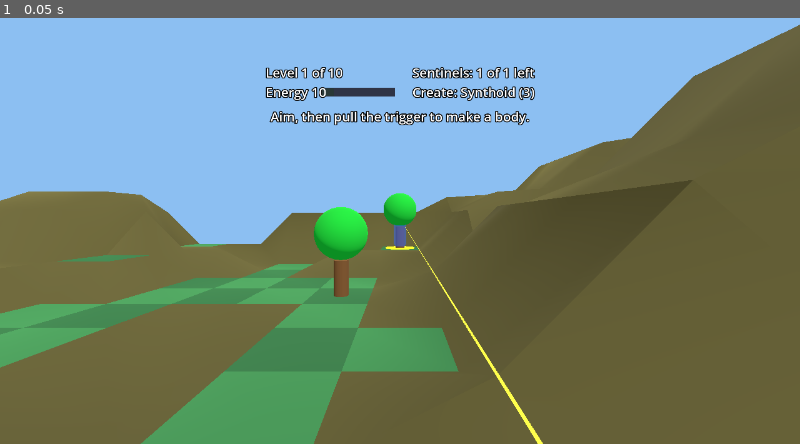
Above: before the commit, frame 1.
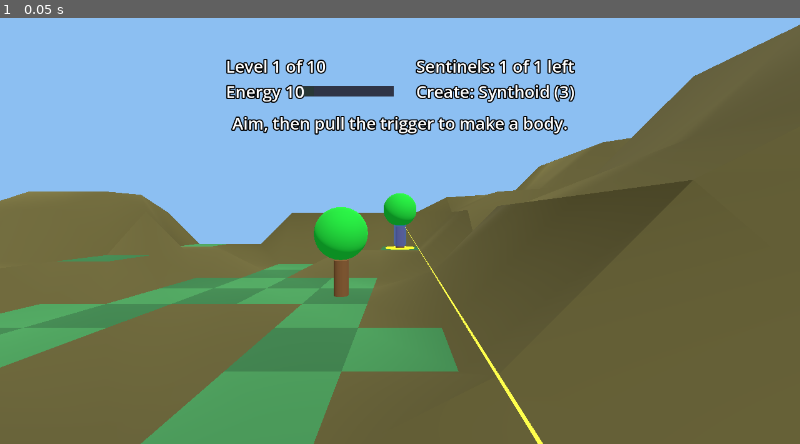
Above: after the commit, the same moment.

Repository: mr-miles/oculus-game
Game: Godot game, scene res://main.tscn
Two runs of this game, one before a commit and one after it. Both use one fixed random seed, a clock stepped at 60 frames per second and the inputs below. This scene is started directly instead of the project's main scene.
Inputs:
- Up to frame 1 (0.05 s): no input

The runs differ from the first frame. In frame 1, 3.4% of the frame differs, in the area x 28-72%, y 9-28%.

Commit message:
HUD 2.5 m away and about 1.3x larger on screen (board feedback); AC-28/AC-42 updated, screenshots retaken
Co-Authored-By: Claude Sonnet 5.5 <noreply@anthropic.com>

Diff:
--- a/game/scripts/hud.gd
+++ b/game/scripts/hud.gd
@@ -1,10 +1,13 @@
 class_name Hud
 extends Node3D
-## Head-locked heads-up display. Add as a child of the XR camera. Shows energy
+## Head-locked heads-up display, 2.5 m ahead and large enough to read. Add as a child of the XR camera. Shows energy
 ## (number and bar), level, sentinels left, a watched warning and one message.
 ## Label3D anchors left-aligned text at its left edge and right-aligned at its right edge.
 
 const PIXEL := 0.0012
+const DISTANCE := 2.5      # metres in front of the eyes (was 1.2: too close to read)
+const HEIGHT := 0.9        # metres above the gaze line (about 20 degrees up, as before)
+const HUD_SCALE := 2.7     # the layout below is in 1.2 m units; this makes it about 1.3x larger on screen
 const BAR_WIDTH := 0.3
 const BAR_X := -0.17
 const WATCH_RED := Color(1, 0.2, 0.2)
@@ -21,7 +24,8 @@
 
 func _init() -> void:
 	name = "Hud"
-	position = Vector3(0, 0.45, -1.2)
+	position = Vector3(0, HEIGHT, -DISTANCE)
+	scale = Vector3.ONE * HUD_SCALE
 	level_label = _label("HudLevel", Vector2(-0.55, 0.15), HORIZONTAL_ALIGNMENT_LEFT)
 	sentinels_label = _label("HudSentinels", Vector2(0.55, 0.15), HORIZONTAL_ALIGNMENT_RIGHT)
 	energy_label = _label("HudEnergy", Vector2(-0.55, 0.07), HORIZONTAL_ALIGNMENT_LEFT)
--- a/game/tests/test_ac_28_hud_position.gd
+++ b/game/tests/test_ac_28_hud_position.gd
@@ -1,10 +1,11 @@
 extends ViewTest
-## AC-28: Hud local position is (0, +0.45 +-0.05, -1.2 +-0.1), above the gaze centre.
+## AC-28: Hud local position is (0, +0.9 +-0.05, -2.5 +-0.1), above the gaze centre.
 
 func _init() -> void:
 	var g := await new_game()
 	var hud: Node3D = g.find_child("Hud", true, false)
 	check("ac_28 x is 0", absf(hud.position.x) < 0.001)
-	check("ac_28 y is +0.45 +-0.05 (above the gaze centre)", absf(hud.position.y - 0.45) <= 0.05)
-	check("ac_28 z is -1.2 +-0.1", absf(hud.position.z + 1.2) <= 0.1)
+	check("ac_28 y is +0.9 +-0.05 (above the gaze centre)", absf(hud.position.y - 0.9) <= 0.05)
+	check("ac_28 z is -2.5 +-0.1", absf(hud.position.z + 2.5) <= 0.1)
+	check("ac_28 HUD is at least 1.25x larger on screen than the old 1.2 m layout", hud.scale.x / absf(hud.position.z) >= 1.25 / 1.2)
 	finish()
--- a/game/tests/test_ac_42_hud_top.gd
+++ b/game/tests/test_ac_42_hud_top.gd
@@ -8,7 +8,10 @@
 		var node: Node3D = g.find_child(n, true, false)
 		check("ac_42 %s exists" % n, node != null)
 		var p := cam.global_transform.affine_inverse() * node.global_position
-		check("ac_42 %s local y in 0.25..0.65 (%.2f)" % [n, p.y], p.y >= 0.25 and p.y <= 0.65)
-		check("ac_42 %s |x| <= 0.8" % n, absf(p.x) <= 0.8)
-		check("ac_42 %s at z = -1.2" % n, absf(p.z + 1.2) <= 0.1)
+		check("ac_42 %s local y in 0.5..1.5 (%.2f)" % [n, p.y], p.y >= 0.5 and p.y <= 1.5)
+		check("ac_42 %s |x| <= 1.6" % n, absf(p.x) <= 1.6)
+		check("ac_42 %s at z = -2.5" % n, absf(p.z + 2.5) <= 0.1)
+		var up := rad_to_deg(atan2(p.y, -p.z))
+		var side := rad_to_deg(atan2(absf(p.x), -p.z))
+		check("ac_42 %s above gaze and inside the view (%.0f up, %.0f side)" % [n, up, side], up > 5.0 and up < 35.0 and side < 35.0)
 	finish()
Not shown, changed: README.md
Not shown, changed: docs/SPEC.md
Not shown, changed: docs/screenshots/boulder-stack.png
Not shown, changed: docs/screenshots/boulder-view-from-stack.png
Not shown, changed: docs/screenshots/hud-start.png
Not shown, changed: docs/screenshots/hud-watched-sentinel.png
Not shown, changed: docs/screenshots/move-1-before.png
Not shown, changed: docs/screenshots/move-2-after.png
Not shown, changed: docs/screenshots/pause-menu.png
Not shown, changed: docs/screenshots/slope-closeup.png
Not shown, changed: docs/screenshots/slope-needs-flat-ground.png
Not shown, changed: docs/screenshots/terrain-top-view.png
(and 1 more such lines)
